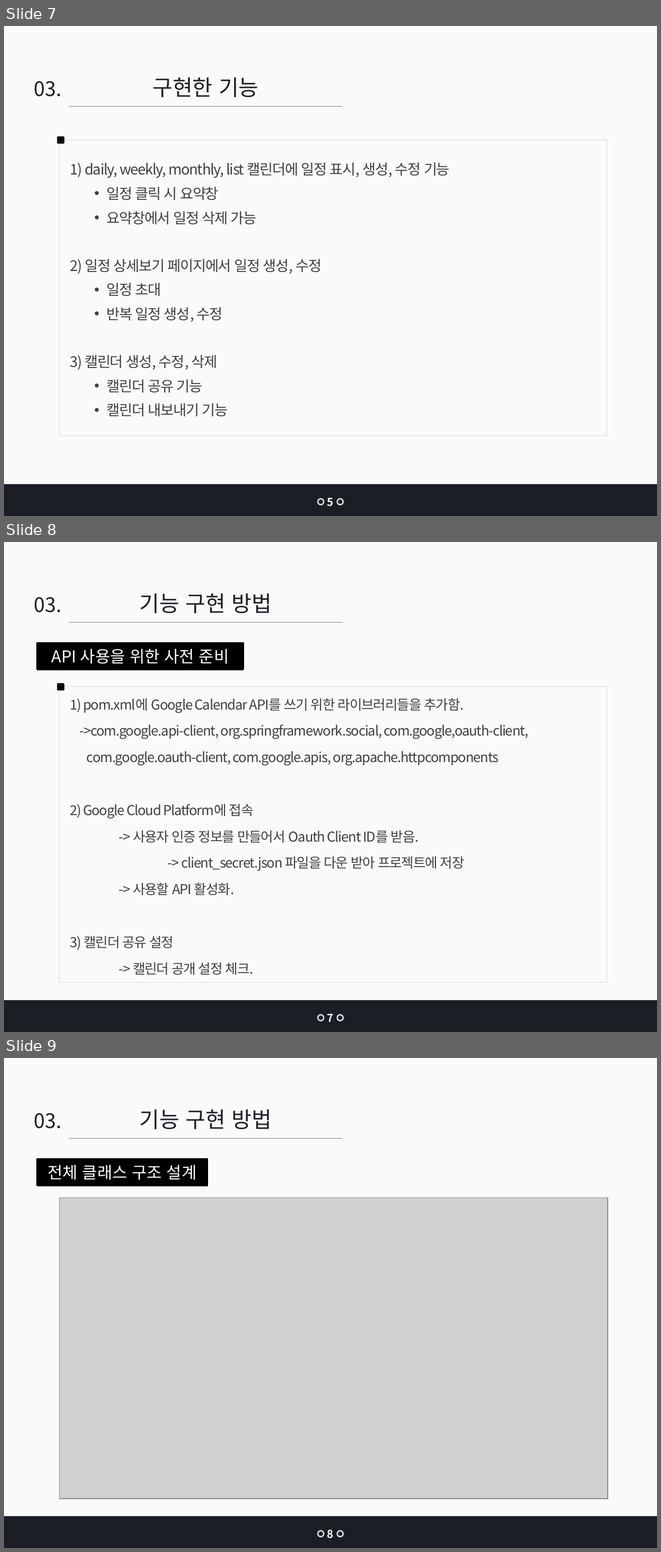
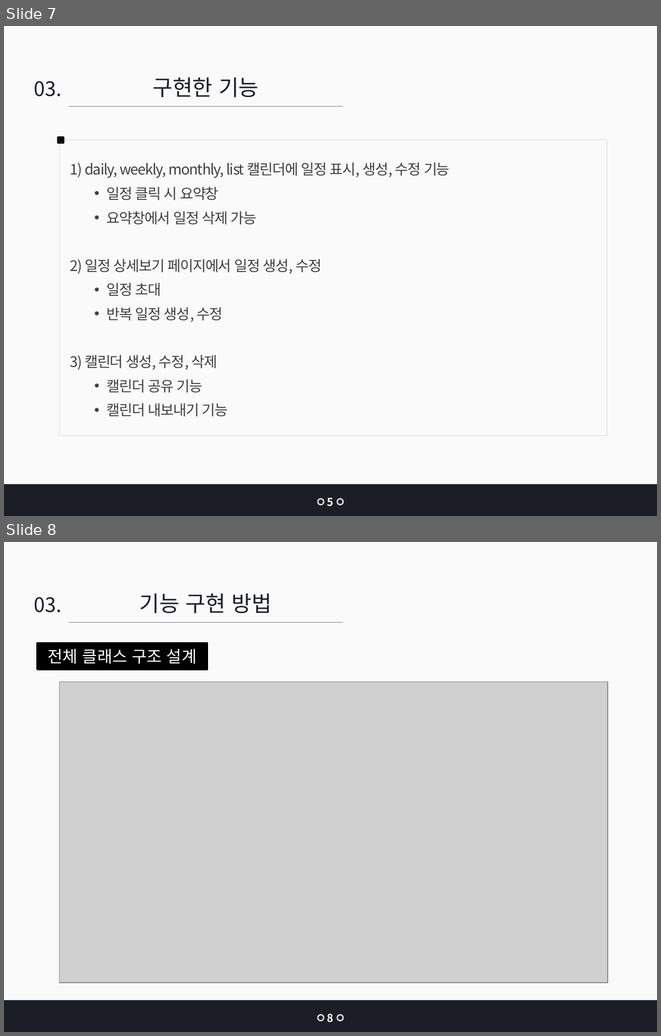
Before and after one commit to jangys/calendarProjectDocument, a slide deck: 인턴 최종 발표_장연수.pptx. Shown one above the other, each under a label of ours: slides 7, 8 and 9 before the commit, slides 7 and 8 after it. The pictures are 661x1552 and 661x1036 pixels, drawn with LibreOffice and Linux fonts; fonts in the diff are those of the drawing; grey boxes stand for pictures. Boxes give left, top, right and bottom in pixels: in the first picture for what was removed or moved away, otherwise in the second. Text is boxed around its words. In the diff, an @@ line names an element or a change of style, - is before the commit and + after.

```diff
--- a/인턴 최종 발표_장연수.pptx
+++ b/인턴 최종 발표_장연수.pptx
@@ slide 8 removed at (4,542,657,1032), background #FFFFFF; not listed: 2 template elements that a slide beside it also shows @@
@@ text removed at (34,597,61,612) @@
-03.
@@ text removed at (140,593,272,614) @@
-기능 구현 방법
@@ line removed from (69, 623) to (343, 623) @@
@@ rectangle removed at (37,643,243,669) @@
-API 사용을 위한 사전 준비
@@ rectangle removed at (58,685,64,689) @@
@@ rectangle removed at (60,686,607,982) @@
-1) pom.xml에 Google Calendar API를 쓰기 위한 라이브러리들을 추가함.
-->com.google.api-client, org.springframework.social, com.google,oauth-client,
-com.google.oauth-client, com.google.apis, org.apache.httpcomponents
-2) Google Cloud Platform에 접속
--> 사용자 인증 정보를 만들어서 Oauth Client ID를 받음.
--> client_secret.json 파일을 다운 받아 프로젝트에 저장
--> 사용할 API 활성화.
-3) 캘린더 공유 설정
--> 캘린더 공개 설정 체크.
@@ ellipse removed at (318,1015,324,1021) @@
@@ text removed at (327,1013,333,1022) @@
-7
@@ ellipse removed at (337,1015,343,1021) @@
@@ what was slide 9 is now slide 8 @@
```
Also in this commit, not shown: 13 slides changed, 19 slides added, 6 other slides removed, 4 other files.
